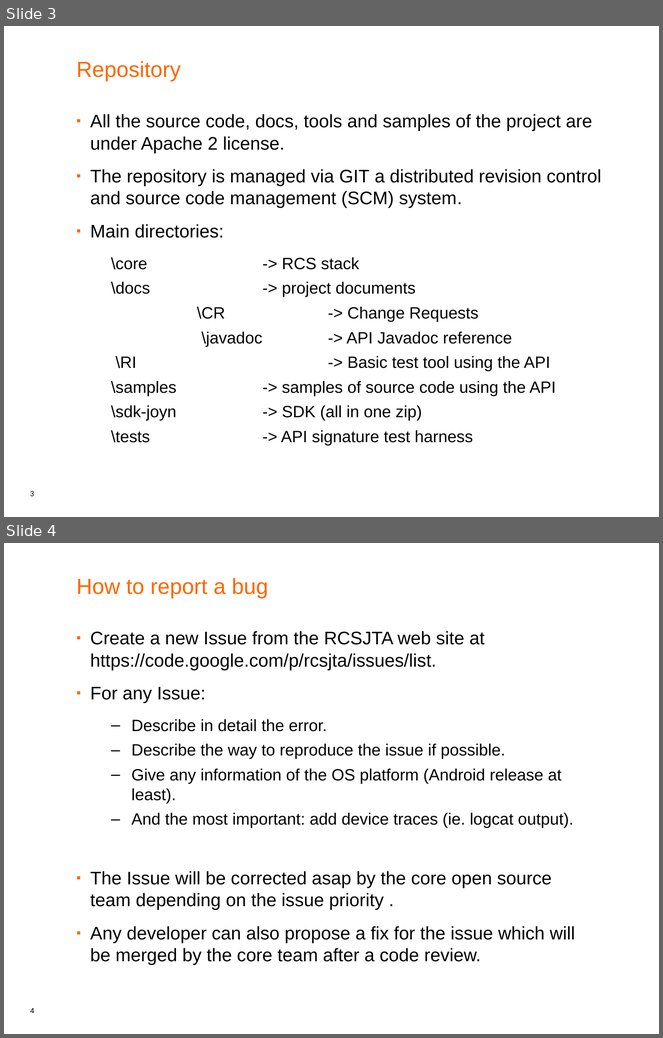
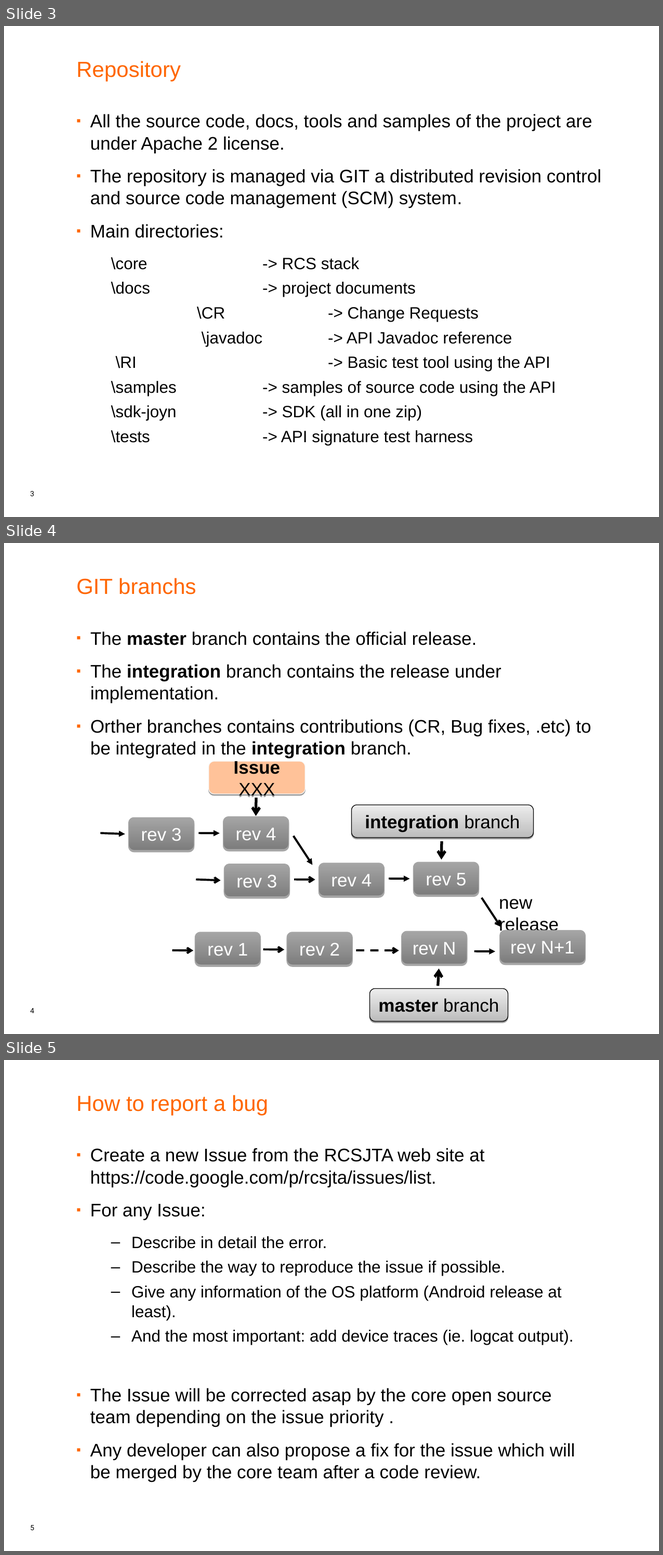
Before and after one commit to android-rcs/rcsjta, a slide deck: docs/RCSJTA_open_source.ppt. Shown one above the other, each under a label of ours: slides 3 and 4 before the commit, slides 3, 4 and 5 after it. The pictures are 663x1038 and 663x1555 pixels, drawn with LibreOffice and Linux fonts; fonts in the diff are those of the drawing. Boxes give left, top, right and bottom in pixels: in the first picture for what was removed or moved away, otherwise in the second. Text is boxed around its words. In the diff, an @@ line names an element or a change of style, - is before the commit and + after.

```diff
--- a/docs/RCSJTA_open_source.ppt
+++ b/docs/RCSJTA_open_source.ppt
@@ slide 4 added at (x1=4, y1=543, x2=659, y2=1034), background #FFFFFF; not listed: 1 template element that a slide beside it also shows @@
@@ title added at (x1=76, y1=578, x2=196, y2=594), 24 pt, text #FF6600 @@
+GIT branchs
@@ text added at (x1=90, y1=631, x2=591, y2=758), 20 pt, text #000000 @@
+▪ The master branch contains the official release.
+▪ The integration branch contains the release under implementation.
+▪ Orther branches contains contributions (CR, Bug fixes, .etc) to be integrated in the integration branch.
@@ rounded rectangle added at (x1=209, y1=761, x2=306, y2=794), fill #FFC299, outline #F9F9F9 0.74 pt, 20 pt, text #000000, bold @@
+Issue XXX
@@ arrow added from (256, 798) to (256, 816), #000000 3 pt @@
@@ rounded rectangle added at (x1=352, y1=805, x2=534, y2=838), fill gradient #BCBCBC to #EDEDED, outline #000000 0.74 pt, 20 pt, text #000000, bold @@
+integration branch
@@ rounded rectangle added at (x1=128, y1=818, x2=194, y2=850), fill gradient #7D7D7D to #A5A5A5, outline #A6A6A6 0.74 pt, 20 pt, text #FFFFFF @@
+rev 3
@@ rounded rectangle added at (x1=223, y1=817, x2=289, y2=850), fill gradient #7D7D7D to #A5A5A5, outline #A6A6A6 0.74 pt, 20 pt, text #FFFFFF @@
+rev 4
@@ arrow added from (100, 833) to (125, 834), #000000 2.24 pt @@
@@ arrow added from (198, 833) to (220, 833), #000000 2.24 pt @@
@@ arrow added from (294, 836) to (312, 865), #000000 2.24 pt @@
@@ arrow added from (442, 842) to (442, 860), #000000 3 pt @@
@@ rounded rectangle added at (x1=224, y1=864, x2=289, y2=897), fill gradient #7D7D7D to #A5A5A5, outline #A6A6A6 0.74 pt, 20 pt, text #FFFFFF @@
+rev 3
@@ rounded rectangle added at (x1=319, y1=863, x2=385, y2=896), fill gradient #7D7D7D to #A5A5A5, outline #A6A6A6 0.74 pt, 20 pt, text #FFFFFF @@
+rev 4
@@ rounded rectangle added at (x1=414, y1=863, x2=479, y2=896), fill gradient #7D7D7D to #A5A5A5, outline #A6A6A6 0.74 pt, 20 pt, text #FFFFFF @@
+rev 5
@@ arrow added from (196, 880) to (221, 880), #000000 2.24 pt @@
@@ arrow added from (294, 880) to (315, 880), #000000 2.24 pt @@
@@ arrow added from (389, 879) to (410, 879), #000000 2.24 pt @@
@@ arrow added from (482, 898) to (501, 927), #000000 2.24 pt @@
@@ text added at (x1=499, y1=899, x2=559, y2=935), 20 pt, text #000000 @@
+new release
@@ rounded rectangle added at (x1=195, y1=932, x2=261, y2=965), fill gradient #7D7D7D to #A5A5A5, outline #A6A6A6 0.74 pt, 20 pt, text #FFFFFF @@
+rev 1
@@ rounded rectangle added at (x1=287, y1=932, x2=352, y2=965), fill gradient #7D7D7D to #A5A5A5, outline #A6A6A6 0.74 pt, 20 pt, text #FFFFFF @@
+rev 2
@@ rounded rectangle added at (x1=402, y1=931, x2=467, y2=964), fill gradient #7D7D7D to #A5A5A5, outline #A6A6A6 0.74 pt, 20 pt, text #FFFFFF @@
+rev N
@@ rounded rectangle added at (x1=500, y1=931, x2=586, y2=964), fill gradient #7D7D7D to #A5A5A5, outline #A6A6A6 0.74 pt, 20 pt, text #FFFFFF @@
+rev N+1
@@ arrow added from (172, 951) to (193, 951), #000000 2.24 pt @@
@@ arrow added from (263, 950) to (284, 950), #000000 2.24 pt @@
@@ arrow added from (357, 951) to (399, 951), #000000 2.24 pt dashed @@
@@ arrow added from (475, 952) to (495, 952), #000000 2.24 pt @@
@@ arrow added from (438, 986) to (439, 969), #000000 3 pt @@
@@ rounded rectangle added at (x1=370, y1=989, x2=508, y2=1022), fill gradient #BCBCBC to #EDEDED, outline #000000 0.74 pt, 20 pt, text #000000, bold @@
+master branch
@@ what was slide 4 is now slide 5 @@
@@ page number at (x1=30, y1=1525, x2=34, y2=1531): text changed @@
-4
+5
```
Also in this commit, not shown: 4 slides changed.
